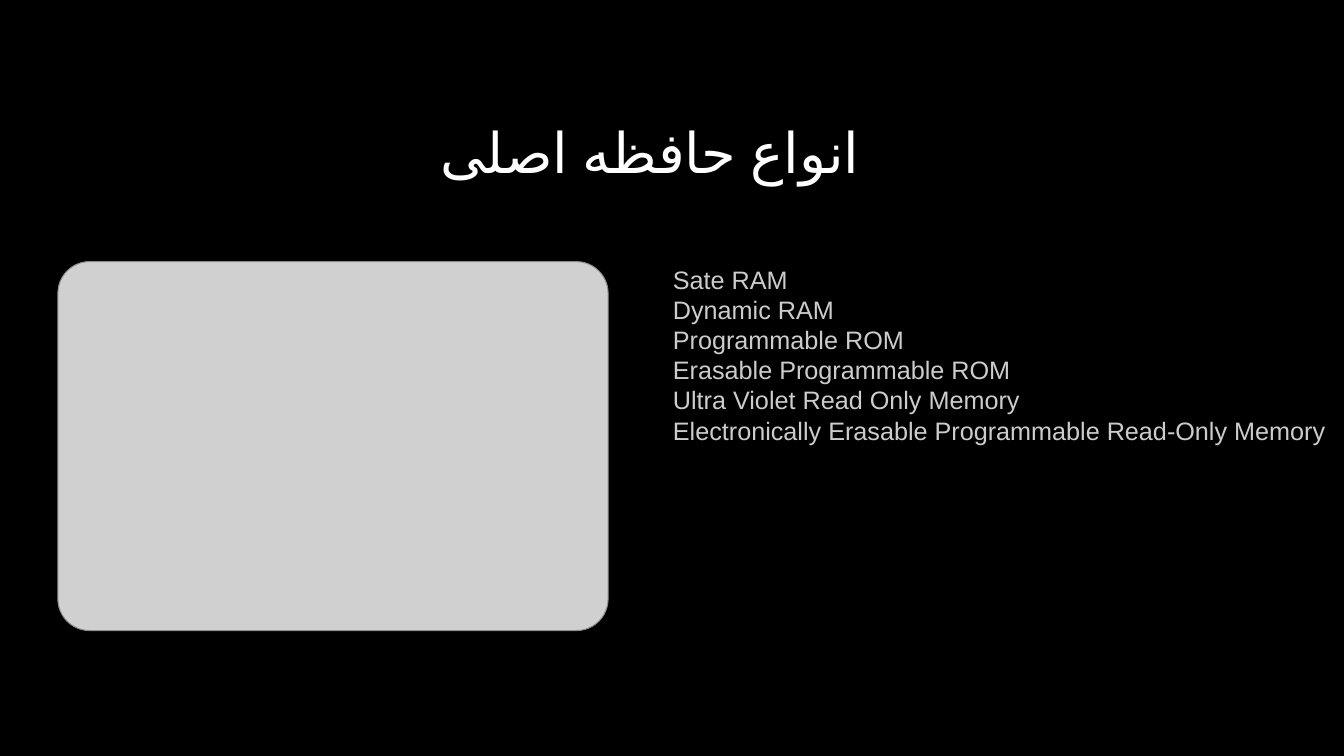
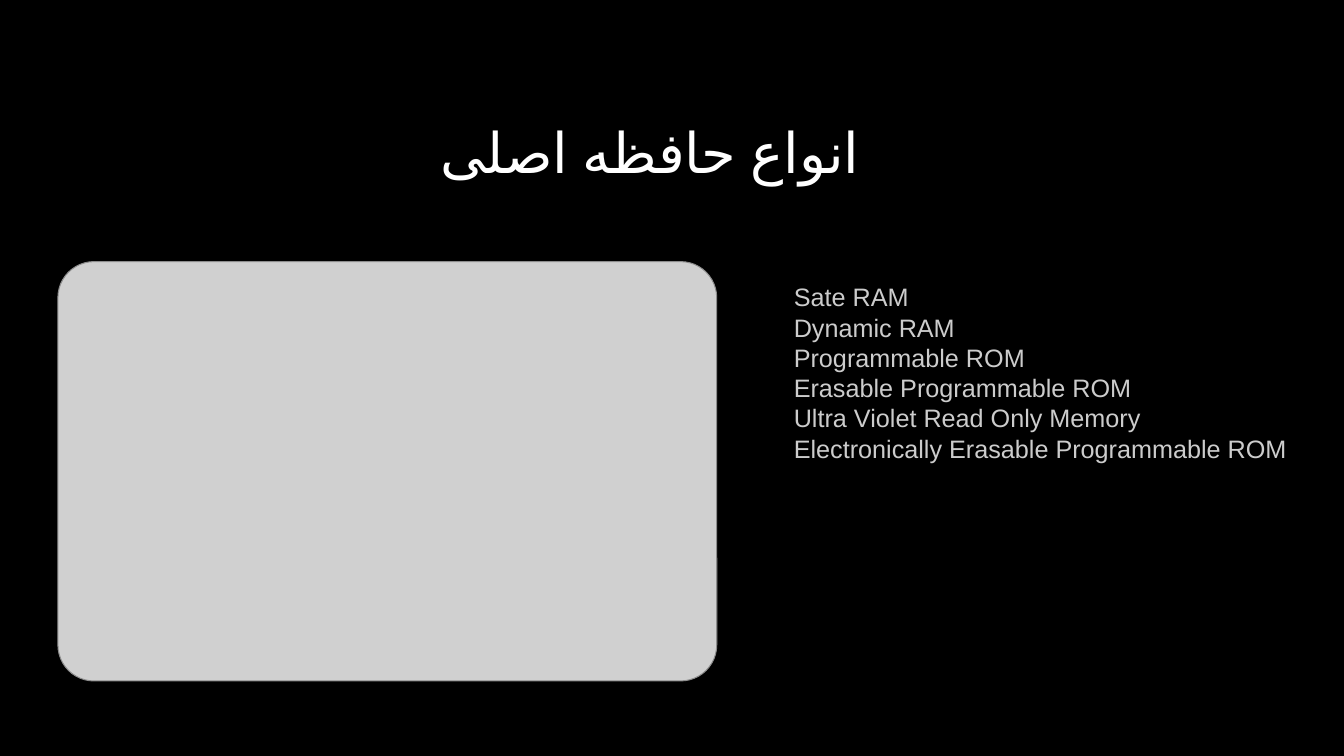
Before and after one commit to aliqasemzadeh/micro, a slide deck: slide 15 of class/micro02.pptx (slide 14 before the commit). Drawn at 1344x756 pixels with LibreOffice and Linux fonts; fonts in the diff are those of the drawing; grey boxes stand for pictures; background and template pictures are left out. Boxes give left, top, right and bottom in pixels: in the first picture for what was removed or moved away, otherwise in the second. Text is boxed around its words. In the diff, an @@ line names an element or a change of style, - is before the commit and + after.

```diff
--- a/class/micro02.pptx
+++ b/class/micro02.pptx
@@ picture: place and size @@
-picture at <box>57,262,608,631</box>
+picture at <box>57,262,717,682</box>
@@ text "Sate RAM": place and size @@
-text "Sate RAM" at <box>673,271,1325,445</box>
+text "Sate RAM" at <box>794,288,1287,463</box>
@@ text at <box>794,439,1287,463</box>: text changed @@
-Electronically Erasable Programmable Read-Only Memory
+Electronically Erasable Programmable ROM
```
Also in this commit, not shown: 3 slides added, 1 slide removed.
